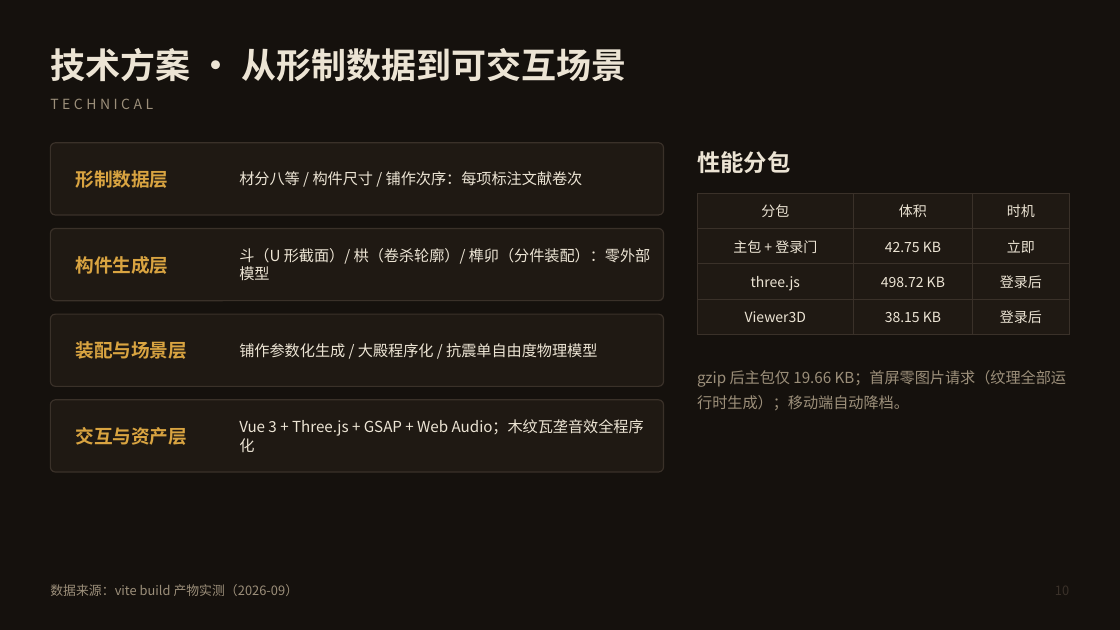
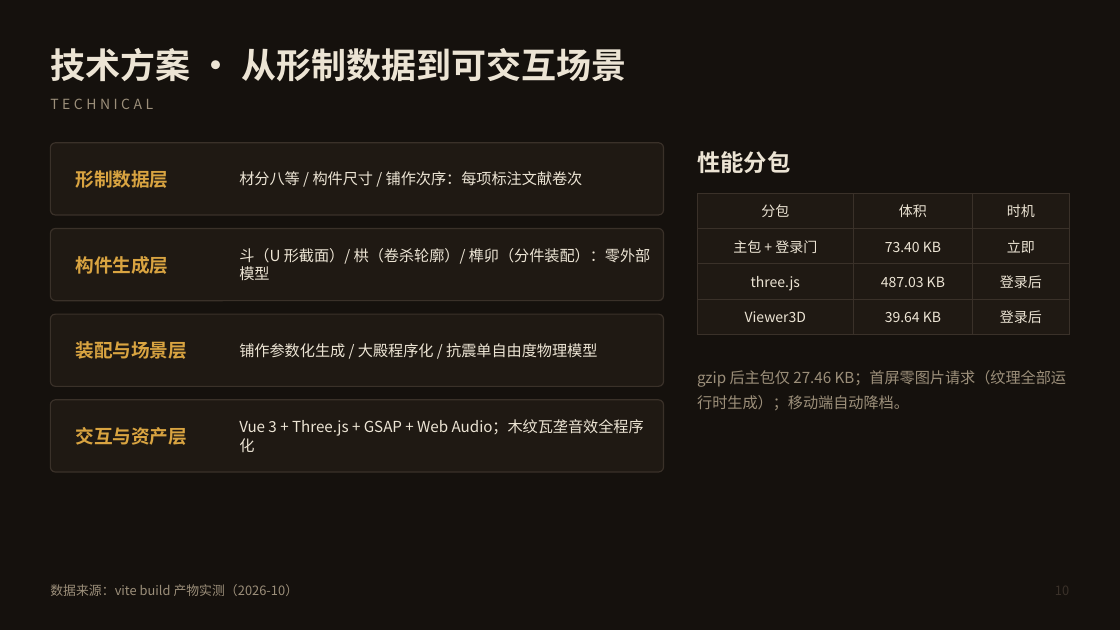
Before and after one commit to honggong123/yingzao, a slide deck: slide 10 of docs/答辩PPT.pptx. Drawn at 1120x630 pixels with LibreOffice and Linux fonts; fonts in the diff are those of the drawing. Boxes give left, top, right and bottom in pixels: in the first picture for what was removed or moved away, otherwise in the second. Text is boxed around its words. In the diff, an @@ line names an element or a change of style, - is before the commit and + after.

Commit message:
fix: 手机端 header 横向溢出修复（user-area 改浮动下拉面板）+ 技术数据同步（分包体积刷新至 2026-10 实测）+ 新增 5 个体检脚本与 Office 文本替换工具

```diff
--- a/docs/答辩PPT.pptx
+++ b/docs/答辩PPT.pptx
@@ table at [697, 193, 1070, 327] @@
-row 2, column 2: 42.75 KB
+row 2, column 2: 73.40 KB
-row 3, column 2: 498.72 KB
+row 3, column 2: 487.03 KB
-row 4, column 2: 38.15 KB
+row 4, column 2: 39.64 KB
@@ text at [697, 370, 1066, 410]: text changed @@
-gzip 后主包仅 19.66 KB；首屏零图片请求（纹理全部运行时生成）；移动端自动降档。
+gzip 后主包仅 27.46 KB；首屏零图片请求（纹理全部运行时生成）；移动端自动降档。
@@ text at [50, 584, 299, 596]: text changed @@
-数据来源：vite build 产物实测（2026-09）
+数据来源：vite build 产物实测（2026-10）
```
Also in this commit, not shown: 12 other files.
